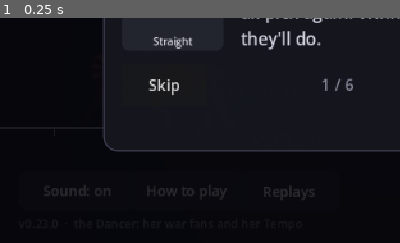
Above: before the commit, frame 1.
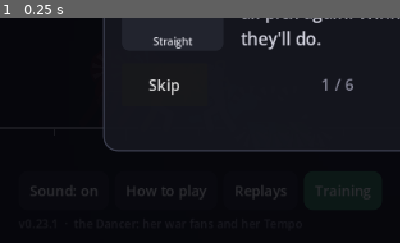
Above: after the commit, the same moment.

Repository: Veriduim/standoff
Game: Godot game, scene res://scenes/main.tscn
Two runs of this game, one before a commit and one after it. Both use one fixed random seed, a clock stepped at 60 frames per second and the inputs below.
Inputs:
- Up to frame 1 (0.25 s): no input
The pictures show only the part of the screen within x 0-50%, y 50-100%; the shares and areas given below are measured in that part.

The runs differ from the first frame. In frame 1, 0.8% of the frame differs, in the area x 7-93%, y 74-81%.

Commit message:
0.23.1: the floor always on screen; Training mode (Timmy 02:34 "Cant see myself anymore"; 02:28 '1')
- the camera keeps the floor inside the stage band - 0.23.0 framed the ghost's whole path, and a ghost going high
  took the camera up so far the floor and everyone on it slid under the bar; test_floor_on_screen
- Training: home -> Training; you and a Dummy (Stand / Block / Jump / Attack / Fight, cycled at the top; Reset); both
  back to full health once a combo's over, your meter full, the round endless (the clock shows infinity), Undo; not
  kept as a replay; test_training
- the home buttons along the bottom sized by their words (they overlapped)

Co-Authored-By: Claude Opus 5.5 <noreply@anthropic.com>
Claude-Session: https://claude.ai/code/session_019cpLLa1bA2ND22yfhrkoYF

Diff:
--- a/project.godot
+++ b/project.godot
@@ -11,7 +11,7 @@
 [application]
 
 config/name="Standoff"
-config/version="0.23.0"
+config/version="0.23.1"
 config/icon="res://assets/icon.png"
 run/main_scene="res://scenes/main.tscn"
 config/features=PackedStringArray("4.7", "GL Compatibility")
--- a/scripts/dev/shots.gd
+++ b/scripts/dev/shots.gd
@@ -31,6 +31,12 @@
 	await _wait(4)
 	await _snap(out.path_join("1r_replays.png"))
 	game.replay_list.visible = false
+	game.start_local(1, "ffa", 0, true)   # (training - 02:28)
+	game.set_dummy("Block")
+	await _wait(30)
+	await _snap(out.path_join("1t_training.png"))
+	game._show_start()
+	await _wait(10)
 	# a few turns played by a bot for you, to get everyone moving
 	game.auto_me = true
 	game.start_local(5, "ffa", 0)
--- /dev/null
+++ b/scripts/sim/dummy.gd
@@ -0,0 +1,45 @@
+class_name Dummy
+extends Bot
+## The training dummy (Timmy 19 Oct 02:28 - "1": a practice mode for combos like Uppercut -> Jump -> Air Knee). It does
+## what it's set to - stand there, block (the height your move calls for), jump, attack, or fight like a Normal bot -
+## and in a combo it just takes it: no Burst, no lean (except fighting).
+
+const MODES := ["Stand", "Block", "Jump", "Attack", "Fight"]
+
+var mode := "Stand"
+
+
+func _init(seed_value := 1) -> void:
+	super(seed_value, 1)
+
+
+func choose(sim: Sim, id: int) -> Dictionary:
+	if mode == "Fight":
+		return super(sim, id)
+	var f := sim.get_f(id)
+	var t := sim.nearest_enemy(f)
+	if sim.reeling(f):   # (it takes the combo - no Burst, no lean)
+		return {"move": "hold"}
+	if f.down > 0:
+		return {"move": "getup"}
+	var legal := sim.legal_moves(id)
+	if legal.has("hold") and not f.actionable():
+		return {"move": "hold"}
+	var toward := 1.0
+	if t != null and absf(t.pos.x - f.pos.x) > 1.0:
+		toward = signf(t.pos.x - f.pos.x)
+	match mode:
+		"Block":
+			if legal.has("block"):
+				var read := _read(t) if t != null else {}
+				return {"move": "block", "y": 1.0 if str(read.get("height", "mid")) == "low" else -1.0}
+		"Jump":
+			if legal.has("jump"):
+				return {"move": "jump", "x": 0.0, "y": -1.0}
+			return {"move": "wait"}
+		"Attack":
+			var hits := ["jab", "straight", "lowkick", "sidekick", "fanslash"].filter(func(m: String) -> bool:
+				return legal.has(m))
+			if not hits.is_empty():
+				return {"move": str(hits[rng.randi() % hits.size()]), "x": toward}
+	return {"move": "wait"}
--- a/scripts/tests/ui_test.gd
+++ b/scripts/tests/ui_test.gd
@@ -578,3 +578,62 @@
 	DirAccess.remove_absolute(tmp)
 	DirAccess.remove_absolute(src)
 	Replays.device_dir = ""
+
+
+func _test_training() -> void:
+	_section("Training (02:28): you and a Dummy - it does what it's set to, takes combos, and you're both topped up")
+	var g := _screen()
+	g.home.training.emit(0)
+	var dummy: Bot = g.bots.get(1)
+	_check("from the home screen: one on one against a Dummy, the bar up, the round endless",
+			g.training and dummy is Dummy and g.sim.fighters[1].name == "Dummy" and g.train_bar.visible
+			and g.sim.round_len > 100000)
+	g.set_dummy("Block")
+	_check("set to Block, it blocks", (dummy as Dummy).choose(g.sim, 1)["move"] == "block")
+	g.sim.fighters[0].pos.x = -30.0
+	g.sim.fighters[1].pos.x = 30.0
+	g.set_dummy("Stand")
+	g._commit({"move": "straight", "x": 1.0})
+	var d: Fighter = g.sim.fighters[1]
+	var hurt := false
+	for _turn in 8:   # (the hit, then standing about until the combo's over)
+		var guard := 0
+		while g.phase == "play" and guard < 200:
+			g.finish_playback()
+			guard += 1
+		hurt = hurt or d.hp < d.max_hp or d.stun > 0
+		if d.stun == 0 and d.restand == 0 and d.hp == d.max_hp:
+			break
+		g._commit({"move": "wait"})
+	_check("hit and the combo over: back to full health, your meter full (hp %d/%d, meter %d)" % [d.hp, d.max_hp,
+			g.sim.fighters[0].meter], hurt and d.hp == d.max_hp and g.sim.fighters[0].meter == Sim.METER_MAX)
+	g.reset_training()
+	_check("Reset: back where you started, the setting kept", is_equal_approx(g.sim.fighters[1].pos.x,
+			Sim.create([{"character": "dancer"}, {"character": "dancer"}]).fighters[1].pos.x)
+			and (g.bots[1] as Dummy).mode == "Stand")
+	g._menu_pick("Quit")
+	_check("Quit: home, the bar gone", g.phase == "menu" and not g.train_bar.visible and not g.training)
+	g.queue_free()
+
+
+func _test_floor_on_screen() -> void:
+	_section("The camera keeps the floor on screen (02:34 \"Cant see myself anymore\") - even with a ghost going high")
+	var g := _screen()
+	g.start_local(3, "ffa")
+	var high: Array = []
+	for i in 40:   # (a ghost that goes way up - a super jump's, an air throw's)
+		var rows: Array = []
+		for f in g.sim.fighters:
+			var r: Array = f.record() if f.has_method("record") else g.sim.record()[f.id]
+			r = r.duplicate()
+			r[1] = -float(i) * 22.0
+			rows.append(r)
+		high.append(rows)
+	g.stage.ghost = high
+	for _i in 120:
+		g.stage._follow(0.05)
+	var floor_y: float = g.stage.w2s(Vector2(0, 0)).y
+	_check("the floor stays above the bar (floor at %.0f, the stage's bottom %.0f)" % [floor_y, g.stage.view_bottom],
+			floor_y <= g.stage.view_bottom - 20.0)
+	g.stage.ghost = []
+	g.queue_free()
--- a/scripts/ui/game_screen.gd
+++ b/scripts/ui/game_screen.gd
@@ -18,6 +18,8 @@
 var setup_count := 3       ## opponents
 var setup_mode := "ffa"
 var setup_colour := 0      ## your colour (StageView.COLOURS) - the bots take the others
+var training := false        ## training mode: you and a Dummy (02:28)
+var train_bar: HBoxContainer ## (training) the dummy's setting and Reset, top right
 var auto_me := false       ## a bot plays you too (the tests; a demo)
 
 var stage: StageView
@@ -138,6 +140,8 @@
 	replay_list.name = "ReplayList"
 	add_child(replay_list)
 	home.replays.connect(func() -> void: replay_list.open())
+	home.training.connect(func(c: int) -> void: start_local(1, "ffa", c, true))
+	_build_train_bar()
 	replay_list.picked.connect(watch_saved)
 	get_viewport().size_changed.connect(_layout)
 	_layout()
@@ -148,6 +152,8 @@
 
 func _layout() -> void:
 	var vp := get_viewport_rect().size
+	if train_bar != null:
+		train_bar.position = Vector2(vp.x - 540.0, Ui.CARD_H + 44)
 	banner.position = Vector2(152, Ui.CARD_H + 16)
 	banner.size = Vector2(vp.x - 152.0 - PickPanel.TAB_W - 20.0, 30)
 	fast_btn.position = Vector2(70, Ui.CARD_H + 8)
@@ -217,6 +223,9 @@
 func _show_start() -> void:
 	phase = "menu"
 	home.visible = true
+	training = false
+	if train_bar != null:
+		train_bar.visible = false
 	_menu_shown(false)
 	if menu_btn != null:
 		menu_btn.visible = false
@@ -287,14 +296,15 @@
 
 ## You plus `opponents` bots, everyone the Dancer; teams = two sides (you on the first), else everyone for themselves.
 ## You wear `colour`; the bots take the others in order.
-func start_local(opponents: int, mode: String, colour := 0) -> void:
+func start_local(opponents: int, mode: String, colour := 0, train := false) -> void:
 	setup_count = opponents
 	setup_mode = mode
 	setup_colour = colour
+	training = train
 	_demo = null
 	var players := [{"name": "You", "character": "dancer", "team": 0}]
 	for i in opponents:
-		players.append({"name": "Bot %d" % (i + 1), "character": "dancer", "team": (i + 1) % 2})
+		players.append({"name": "Dummy" if train else "Bot %d" % (i + 1), "character": "dancer", "team": (i + 1) % 2})
 	if mode == "teams" and opponents < 2:
 		mode = "ffa"
 	sim = Sim.create(players, mode)   # (the Dancer as she is: Fans + Tempo - 23:31)
@@ -306,6 +316,14 @@
 	bots.clear()
 	for i in range(1, players.size()):
 		bots[i] = Bot.new(i * 7 + 3, Bot.chosen)   # (the level picked on the home screen - 02:10)
+	if train:   # (training: the dummy, a round that never runs out)
+		var d := Dummy.new(11)
+		if train_bar != null:
+			d.mode = str(train_bar.get_meta("mode", "Stand"))
+		bots[1] = d
+		sim.round_len = 1 << 30
+	if train_bar != null:
+		train_bar.visible = train
 	me = 0
 	stage.setup(sim.fighters.map(func(f: Fighter) -> String: return f.character),
 			sim.fighters.map(func(f: Fighter) -> String: return f.name))
@@ -701,6 +719,8 @@
 
 ## The next turn: bots pick at once; if you're free you pick; then it plays. (Online: the host collects the picks.)
 func _next() -> void:
+	if training:
+		_refill()
 	if sim.over():
 		_finish()
 		return
@@ -800,7 +820,7 @@
 		"Help":   # (the match waits while the cards are up)
 			how.open()
 		"Restart":
-			start_local(setup_count, setup_mode, setup_colour)
+			start_local(setup_count, setup_mode, setup_colour, training)
 		"Quit":
 			_leave_match()
 
@@ -868,8 +888,62 @@
 	_layout()
 
 
+## Training (02:28): the dummy's setting (cycles) and Reset, top right beside Undo.
+func _build_train_bar() -> void:
+	train_bar = HBoxContainer.new()
+	train_bar.name = "TrainBar"
+	train_bar.add_theme_constant_override("separation", 8)
+	train_bar.visible = false
+	train_bar.set_meta("mode", "Stand")
+	add_child(train_bar)
+	var mode_btn := Ui.button("Dummy: Stand", func() -> void: _cycle_dummy(), 18)
+	mode_btn.name = "DummyMode"
+	mode_btn.custom_minimum_size = Vector2(190, 44)
+	train_bar.add_child(mode_btn)
+	var reset := Ui.button("Reset", func() -> void: reset_training(), 18)
+	reset.name = "Reset"
+	reset.custom_minimum_size = Vector2(100, 44)
+	train_bar.add_child(reset)
+
+
+func _cycle_dummy() -> void:
+	var i := (Dummy.MODES.find(str(train_bar.get_meta("mode", "Stand"))) + 1) % Dummy.MODES.size()
+	set_dummy(str(Dummy.MODES[i]))
+
+
+## What the dummy does from its next pick.
+func set_dummy(mode: String) -> void:
+	train_bar.set_meta("mode", mode)
+	(train_bar.get_node("DummyMode") as Button).text = "Dummy: " + mode
+	if bots.has(1) and bots[1] is Dummy:
+		(bots[1] as Dummy).mode = mode
+
+
+## Back where you both started (the dummy's setting kept).
+func reset_training() -> void:
+	if training and phase in ["pick", "wait"]:
+		start_local(1, "ffa", setup_colour, true)
+
+
+## Training: once a combo's over, both of you are back to full health; your meter stays full; the dummy only bursts
+## when it's fighting.
+func _refill() -> void:
+	for f in sim.fighters:
+		if f.stun == 0 and f.blockstun == 0 and f.down == 0 and f.splat == 0 and f.restand == 0 and f.hp < f.max_hp:
+			f.hp = f.max_hp
+			f.combo_over()
+	sim.fighters[me].meter = Sim.METER_MAX
+	if bots.has(1) and bots[1] is Dummy and (bots[1] as Dummy).mode != "Fight":
+		sim.fighters[1].burst = 0
+	_lag.clear()
+	_update_cards()
+
+
 ## Recording the match to save (02:15): its start now, each turn's picks, a jump to the host's state online.
 func _rec_begin() -> void:
+	if training:   # (training isn't kept as a replay)
+		_rec = {}
+		return
 	_rec = {"v": Version.TAG, "when": int(Time.get_unix_time_from_system()), "me": me, "mode": sim.mode,
 		"names": sim.fighters.map(func(f: Fighter) -> String: return f.name),
 		"colours": sim.fighters.map(func(f: Fighter) -> String: return stage.colour_of(f.id).to_html(false)),
@@ -1003,7 +1077,7 @@
 	clock.visible = phase != "menu" and sim != null
 	if clock.visible:
 		var left := maxi(0, sim.round_len - (_first_tick + maxi(_shown, 0) if phase == "play" else sim.tick))
-		clock.text = "⏱ %d" % ceili(left / 60.0)
+		clock.text = "⏱ ∞" if training else "⏱ %d" % ceili(left / 60.0)   # (training: no round to run out)
 		clock.modulate = Color("#ff6b6b") if left < 600 else Color.WHITE
 	if phase == "menu":
 		_demo_step(delta)
--- a/scripts/ui/home_screen.gd
+++ b/scripts/ui/home_screen.gd
@@ -8,6 +8,7 @@
 signal online(colour: int)   ## the online lobbies (YOMI's Steam lobbies - Timmy 20:19)
 signal help                  ## How to play (19 Oct 01:32)
 signal replays               ## the saved replays (02:15 "When can I save replays??")
+signal training(colour: int) ## training mode against a dummy (02:28)
 
 const VERSION := "v" + Version.TAG
 
@@ -131,8 +132,19 @@
 	for s in ["normal", "hover", "focus"]:
 		rep.add_theme_stylebox_override(s, Ui.box(Color("#1e2029e8"), 12))
 	add_child(rep)
-	for b: Button in [snd, how, rep]:   # (four along the bottom - narrow enough to clear the card on 16:9)
-		b.custom_minimum_size = Vector2(132, 46)
+	var train := Ui.button("Training", func() -> void: training.emit(colour), 18)
+	train.name = "Training"
+	for s in ["normal", "hover", "focus"]:
+		train.add_theme_stylebox_override(s, Ui.box(Color("#2b6e4a"), 12))
+	add_child(train)
+	for b: Button in [snd, how, rep, train]:   # (four along the bottom - narrow enough to clear the card on 16:9)
+		b.custom_minimum_size = Vector2(0, 46)
+		b.add_theme_constant_override("h_separation", 0)
+		for look in ["normal", "hover", "focus", "pressed"]:
+			var box := b.get_theme_stylebox(look)
+			if box is StyleBoxFlat:
+				(box as StyleBoxFlat).content_margin_left = 14
+				(box as StyleBoxFlat).content_margin_right = 14
 	var ver := Ui.label(VERSION + "  ·  the Dancer: her war fans and her Tempo", 15, Color("#6b6b78"))
 	ver.name = "Version"
 	add_child(ver)
@@ -213,9 +225,11 @@
 	ver.position = Vector2(24, vp.y - 36)
 	var snd := get_node("Sound") as Button
 	var x := 24.0
-	for n: String in ["Sound", "HowToPlay", "Replays"]:
-		(get_node(n) as Button).position = Vector2(x, vp.y - 92)
-		x += 140.0
+	for n: String in ["Sound", "HowToPlay", "Replays", "Training"]:   # (side by side, each as wide as its words)
+		var b := get_node(n) as Button
+		b.reset_size()
+		b.position = Vector2(x, vp.y - 92)
+		x += b.size.x + 8.0
 
 
 
--- a/scripts/ui/stage_view.gd
+++ b/scripts/ui/stage_view.gd
@@ -352,6 +352,10 @@
 	var tall := absf(top) + 260.0
 	var want_zoom := clampf(minf((view_right - view_left) / span, (view_bottom - view_top) / tall), ZOOM_MIN, ZOOM_MAX)
 	var want := Vector2((lo + hi) / 2.0, top * 0.5 - 70.0)
+	# the floor always on screen (02:34 "Cant see myself anymore" - a ghost going high had the camera up so far the floor
+	# and everyone on it slid under the bar): anything higher can go off the top instead
+	var floor_room := view_bottom - 34.0 - _anchor().y
+	want.y = maxf(want.y, -floor_room / want_zoom)
 	var k := 1.0 - pow(0.02, delta)
 	cam = cam.lerp(want, k)
 	zoom = lerpf(zoom, want_zoom * (1.0 + fx.punch), k)   # (a big hit pushes the camera in a touch)
--- a/scripts/version.gd
+++ b/scripts/version.gd
@@ -2,4 +2,4 @@
 extends RefCounted
 ## The game's version - the home screen shows it, and lobbies list it (only the same version can play together).
 
-const TAG := "0.23.0"
+const TAG := "0.23.1"
Not shown, changed: export_presets.cfg
Not shown, added: scripts/sim/dummy.gd.uid
Not shown, changed: docs/plan.md
